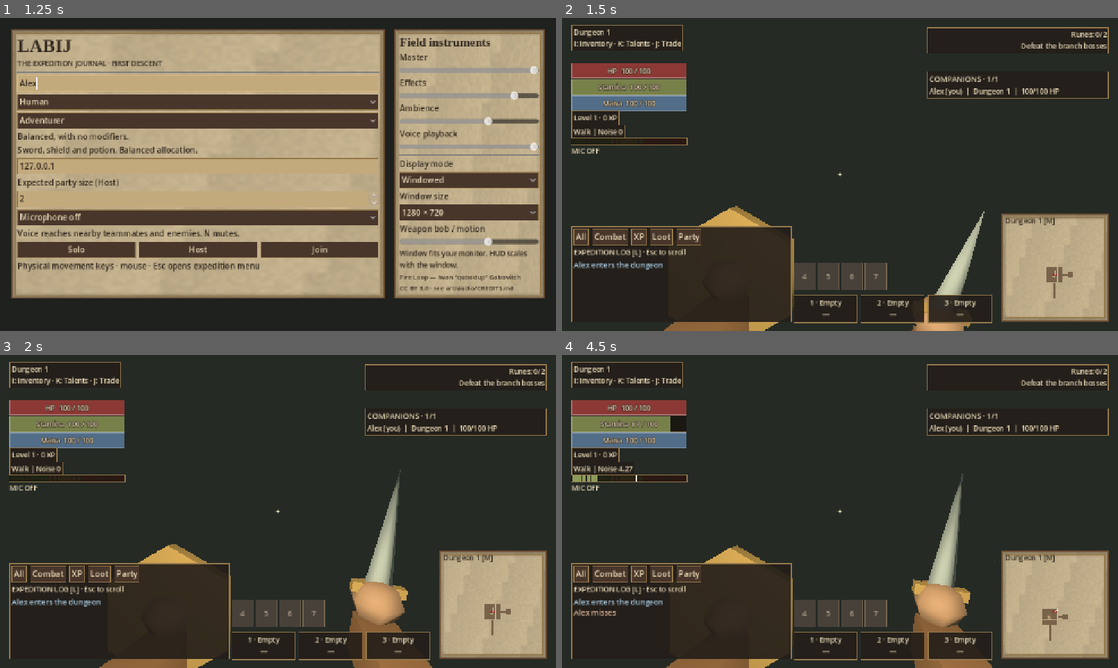
Above: before the commit, frames 1-4 (two rows, left to right).
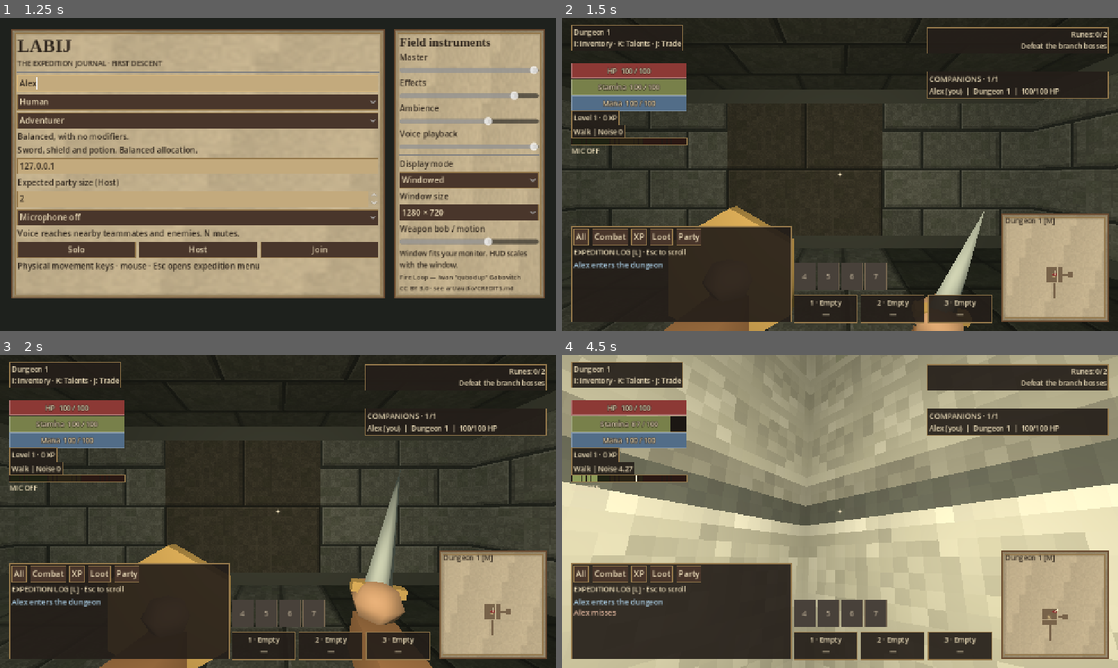
Above: after the commit, the same moments.

Repository: tdonnenfeld/LABIJ
Game: Godot game, scene res://game/main.tscn
The game is run twice, just before and just after one commit, with the same random seed, the same clock (stepped at 60 frames per second) and the same inputs. Sound files missing from this copy of the repository are replaced by a short silence.
Inputs (mouse positions are in pixels of both pictures, inside the frame that each line leads up to):
- Up to frame 1 (1.25 s): click (200, 83) at 0.52 s; type "Alex" at 0.6 s
- Up to frame 2 (1.5 s): click "Solo" at 1.25 s
- Up to frame 3 (2 s): no input
- Up to frame 4 (4.5 s): click "All" at 2 s; tap Enter at 2.75 s; move the mouse to (867, 511) at 2.77 s; hold Shift 2.78-3.53 s; hold W from 2.78 s (still down); click (867, 511) at 2.92 s; move the mouse to (812, 511) at 3.52 s; tap 0 at 3.6 s; move the mouse to (851, 505) at 4.27 s; hold Alt from 4.28 s (still down)

Frame 1 is identical in both runs. In frame 2, 12% of the frame differs, in the area x 0-100%, y 18-100%; in frame 3, 12%; in frame 4, 65%, in the area x 0-100%, y 0-100%.
Error before the commit: Parse Error: Cannot infer the type of "color" variable because the value doesn't have a set type. (res://game/visuals/dungeon_visual_builder.gd:254)

Commit message:
Fix explicit GDScript types for headless import

Diff:
--- a/game/visuals/dungeon_visual_builder.gd
+++ b/game/visuals/dungeon_visual_builder.gd
@@ -251,7 +251,7 @@
 		for y in [0.55, 1.05, 1.55, 2.05]:
 			box("wood", base + Vector3.UP * y, Vector3(1.45, 0.09, 0.18), angle)
 			for i in range(7):
-				var color := ["book", "cloth", "cloth_blue", "paper"][posmod(i + int(y * 10) + roll, 4)]
+				var color: String = ["book", "cloth", "cloth_blue", "paper"][posmod(i + int(y * 10) + roll, 4)]
 				box(color, base + cross * (-0.57 + i * 0.19) + Vector3.UP * (y + 0.19), Vector3(0.13, 0.29 + 0.04 * (i % 2), 0.14), angle)
 		for sign_value in [-1.0, 1.0]:
 			box("wood", base + cross * sign_value * 0.76 + Vector3.UP * 1.3, Vector3(0.10, 1.65, 0.2), angle)
